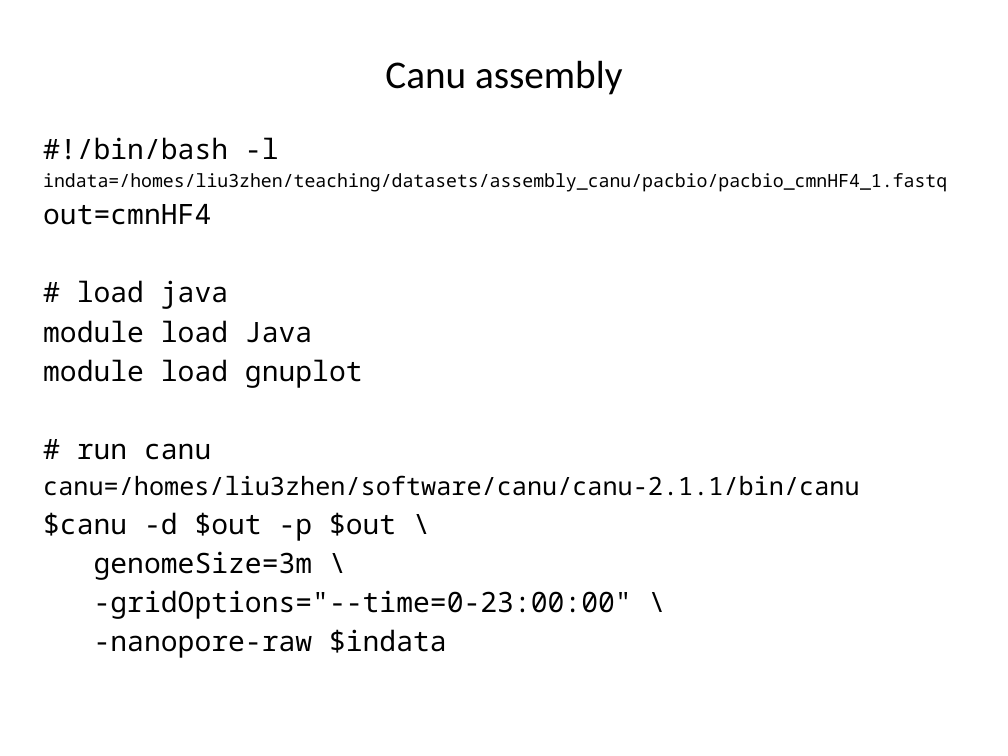
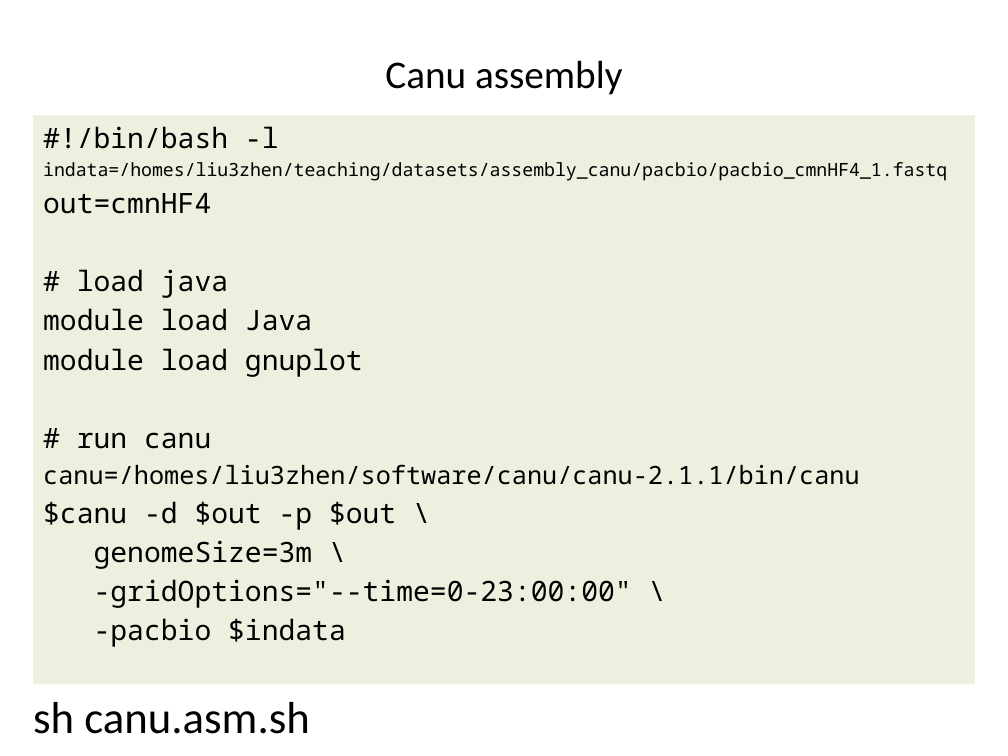
Before and after one commit to liu3zhenlab/teaching, a slide deck: slide 22 of PLPTH813Bioinformatis/2021/labs/lab10_assembly.pptx. Drawn at 1008x756 pixels with LibreOffice and Linux fonts; fonts in the diff are those of the drawing. Boxes give left, top, right and bottom in pixels: in the first picture for what was removed or moved away, otherwise in the second. Text is boxed around its words. In the diff, an @@ line names an element or a change of style, - is before the commit and + after.

```diff
--- a/PLPTH813Bioinformatis/2021/labs/lab10_assembly.pptx
+++ b/PLPTH813Bioinformatis/2021/labs/lab10_assembly.pptx
@@ text "#!/bin/bash -l" resized from (x1=43, y1=137, x2=947, y2=658) to (x1=33, y1=116, x2=975, y2=684) @@
@@ text "#!/bin/bash -l" at (x1=33, y1=116, x2=975, y2=684): fill none to #EBF1DE @@
@@ text at (x1=94, y1=618, x2=346, y2=647): text changed @@
--nanopore-raw $indata
+-pacbio $indata
@@ text added at (x1=33, y1=702, x2=309, y2=734), 32 pt, text #000000 @@
+sh canu.asm.sh
```
Also in this commit, not shown: 7 other slides changed, 2 other files.
